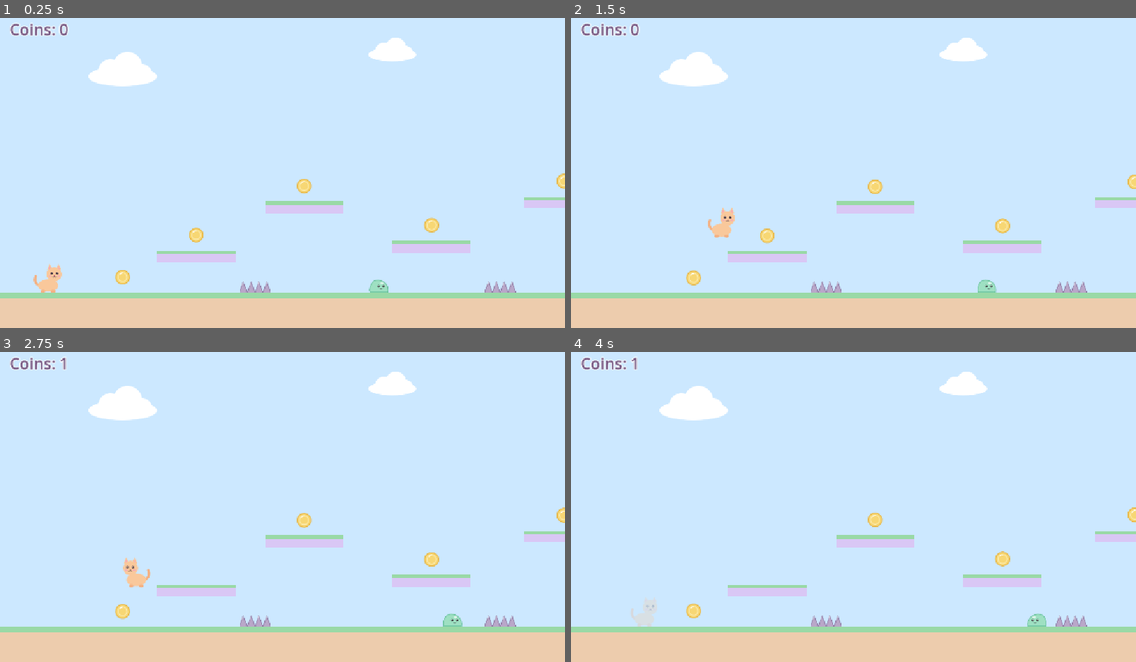
Above: before the commit, frames 1-4 (two rows, left to right).
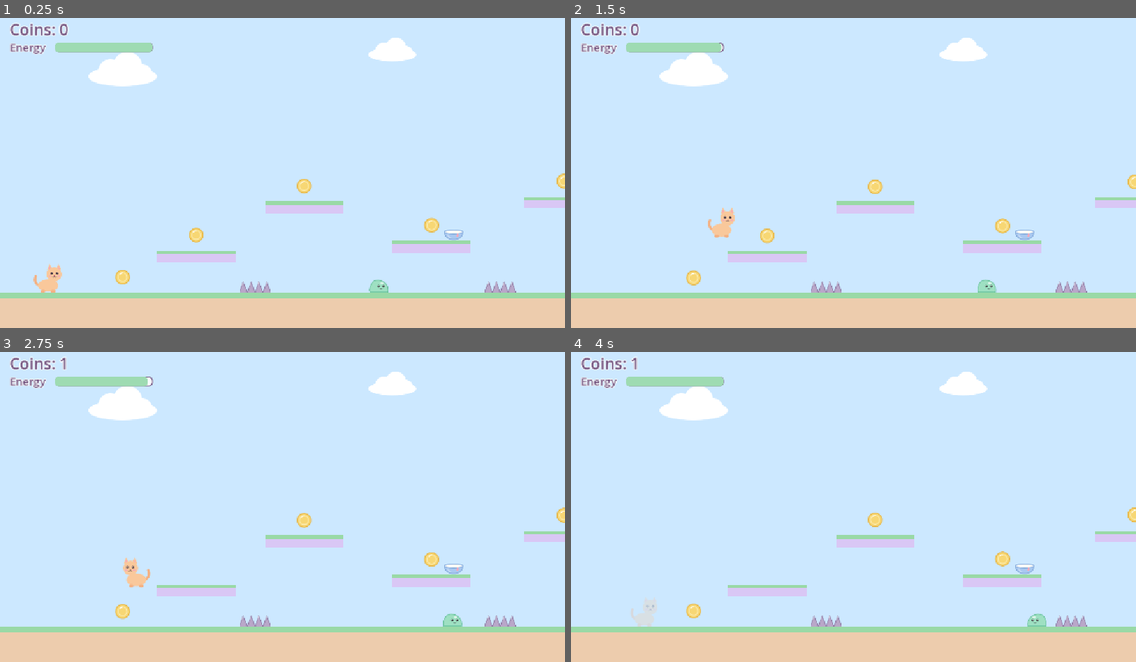
Above: after the commit, the same moments.

Repository: roshnikumari-21/wiwiwi
Game: Godot game, scene res://main.tscn
The game is run twice, just before and just after one commit, with the same random seed, the same clock (stepped at 60 frames per second) and the same inputs. Sound files missing from this copy of the repository are replaced by a short silence.
Inputs:
- Up to frame 1 (0.25 s): no input
- Up to frame 2 (1.5 s): hold Right (move_right) from 0.53 s (still down); tap Space (jump) at 0.77 s
- Up to frame 3 (2.75 s): tap Space (jump) at 1.52 s; release Right (move_right) at 2.03 s; hold Left (move_left) from 2.03 s (still down)
- Up to frame 4 (4 s): release Left (move_left) at 2.78 s; hold Right (move_right) from 2.78 s (still down); tap Space (jump) at 3.02, 3.77 s

The runs differ from the first frame. In frame 1, 0.8% of the frame differs, in the area x 1-82%, y 7-72%; in frame 2, 0.8%; in frame 3, 0.8%; in frame 4, 0.8%.

Commit message:
Add draining cat energy with an energy bar and refilling milk bowls
Co-Authored-By: Claude Opus 5.5 <noreply@anthropic.com>

Diff:
--- a/level/level.tscn
+++ b/level/level.tscn
@@ -6,6 +6,7 @@
 [ext_resource type="PackedScene" path="res://hazard/spikes.tscn" id="4_spikes"]
 [ext_resource type="PackedScene" path="res://level/moving_platform.tscn" id="5_moving"]
 [ext_resource type="PackedScene" path="res://enemy/slime.tscn" id="6_slime"]
+[ext_resource type="PackedScene" path="res://milk/milk_bowl.tscn" id="7_milk"]
 
 [sub_resource type="RectangleShape2D" id="RectangleShape2D_ground"]
 size = Vector2(2400, 48)
@@ -149,6 +150,17 @@
 [node name="Slime3" parent="Enemies" instance=ExtResource("6_slime")]
 position = Vector2(2230, 456)
 
+[node name="MilkBowls" type="Node2D" parent="."]
+
+[node name="MilkBowl1" parent="MilkBowls" instance=ExtResource("7_milk")]
+position = Vector2(925, 457)
+
+[node name="MilkBowl2" parent="MilkBowls" instance=ExtResource("7_milk")]
+position = Vector2(1355, 277)
+
+[node name="MilkBowl3" parent="MilkBowls" instance=ExtResource("7_milk")]
+position = Vector2(1830, 563)
+
 [node name="LeftWall" type="StaticBody2D" parent="."]
 position = Vector2(-10, 0)
 
--- /dev/null
+++ b/milk/bowl.svg
@@ -0,0 +1,9 @@
+<svg xmlns="http://www.w3.org/2000/svg" width="44" height="26" viewBox="0 0 44 26">
+  <path d="M3 8 L41 8 Q39 24 22 24 Q5 24 3 8 Z" fill="#a9c8f0" stroke="#7fa6d8" stroke-width="1.5" stroke-linejoin="round"/>
+  <ellipse cx="22" cy="8" rx="19" ry="4" fill="#cfe0f7" stroke="#7fa6d8" stroke-width="1.5"/>
+  <path d="M10 15 Q12 19 16 20" stroke="#ffffff" stroke-width="1.5" fill="none" stroke-linecap="round" opacity="0.7"/>
+  <circle cx="30" cy="16" r="2" fill="#f7a8b8"/>
+  <circle cx="27" cy="14" r="1" fill="#f7a8b8"/>
+  <circle cx="30" cy="12.5" r="1" fill="#f7a8b8"/>
+  <circle cx="33" cy="14" r="1" fill="#f7a8b8"/>
+</svg>
--- /dev/null
+++ b/milk/milk.svg
@@ -0,0 +1,4 @@
+<svg xmlns="http://www.w3.org/2000/svg" width="44" height="26" viewBox="0 0 44 26">
+  <ellipse cx="22" cy="8.5" rx="16.5" ry="3" fill="#fffdf6"/>
+  <ellipse cx="17" cy="8" rx="4" ry="1" fill="#ffffff"/>
+</svg>
--- /dev/null
+++ b/milk/milk_bowl.gd
@@ -0,0 +1,23 @@
+extends Area2D
+
+# How much energy one bowl gives back.
+@export var refill_amount: float = 50.0
+
+var has_milk: bool = true
+
+func _on_body_entered(body: Node2D) -> void:
+	if not body.is_in_group("player") or not has_milk:
+		return
+	# Not thirsty yet (90% or more)? Leave the milk for later.
+	# (Energy drains every frame, so it's almost never exactly full.)
+	if body.energy >= body.max_energy * 0.9:
+		return
+	body.drink_milk(refill_amount)
+	has_milk = false
+	$Milk.hide()
+	$RefillTimer.start()  # the bowl fills up again when the timer runs out
+
+# Called by the RefillTimer's "timeout" signal.
+func _on_refill_timer_timeout() -> void:
+	has_milk = true
+	$Milk.show()
--- /dev/null
+++ b/milk/milk_bowl.tscn
@@ -0,0 +1,28 @@
+[gd_scene format=3]
+
+[ext_resource type="Script" path="res://milk/milk_bowl.gd" id="1_script"]
+[ext_resource type="Texture2D" path="res://milk/bowl.svg" id="2_bowl"]
+[ext_resource type="Texture2D" path="res://milk/milk.svg" id="3_milk"]
+
+[sub_resource type="RectangleShape2D" id="RectangleShape2D_bowl"]
+size = Vector2(40, 26)
+
+[node name="MilkBowl" type="Area2D" groups=["milk"]]
+collision_mask = 2
+script = ExtResource("1_script")
+
+[node name="Bowl" type="Sprite2D" parent="."]
+texture = ExtResource("2_bowl")
+
+[node name="Milk" type="Sprite2D" parent="."]
+texture = ExtResource("3_milk")
+
+[node name="CollisionShape2D" type="CollisionShape2D" parent="."]
+shape = SubResource("RectangleShape2D_bowl")
+
+[node name="RefillTimer" type="Timer" parent="."]
+wait_time = 12.0
+one_shot = true
+
+[connection signal="body_entered" from="." to="." method="_on_body_entered"]
+[connection signal="timeout" from="RefillTimer" to="." method="_on_refill_timer_timeout"]
--- a/player/player.gd
+++ b/player/player.gd
@@ -1,9 +1,17 @@
 extends CharacterBody2D
+
+# Tells the UI the new energy level. Signals can carry values, like function arguments.
+signal energy_changed(current: float, maximum: float)
 
 # How fast the cat runs sideways (pixels per second).
 @export var speed: float = 220.0
 # Upward push when jumping. Negative because in Godot, up is -Y.
 @export var jump_velocity: float = -500.0
+# Energy: full is max_energy; it drains by energy_drain every second.
+@export var max_energy: float = 100.0
+@export var energy_drain: float = 2.0
+
+var energy: float
 
 # Remembers if we were on the floor last frame, so we can detect landing.
 var was_on_floor: bool = true
@@ -14,9 +22,17 @@
 func _ready() -> void:
 	# Remember wherever the cat was placed in the level as its starting point.
 	spawn_position = global_position
+	energy = max_energy
 
 # Runs every physics frame (60 times per second).
 func _physics_process(delta: float) -> void:
+	# Energy slowly runs out. At zero, the cat is too sleepy and naps (respawns).
+	energy -= energy_drain * delta
+	energy_changed.emit(energy, max_energy)
+	if energy <= 0:
+		die()
+		return
+
 	# Gravity: while in the air, keep pulling the cat down a little more each frame.
 	if not is_on_floor():
 		velocity += get_gravity() * delta
@@ -55,10 +71,18 @@
 	velocity.y = jump_velocity * 0.7
 	squash(Vector2(0.8, 1.2))
 
-# Called by hazards. Sends the cat back to the start.
+# Called by a milk bowl. min() stops energy going above the maximum.
+func drink_milk(amount: float) -> void:
+	energy = min(energy + amount, max_energy)
+	energy_changed.emit(energy, max_energy)
+	squash(Vector2(1.15, 0.85))  # a happy little wiggle
+
+# Called by hazards, enemies, or running out of energy. Sends the cat back to the start, rested.
 func die() -> void:
 	global_position = spawn_position
 	velocity = Vector2.ZERO
+	energy = max_energy
+	energy_changed.emit(energy, max_energy)
 	$Camera2D.reset_smoothing()  # jump the camera straight there instead of sliding across the level
 	# Blink 3 times so it's clear something happened.
 	var blink := create_tween().set_loops(3)
--- a/ui/ui.gd
+++ b/ui/ui.gd
@@ -6,6 +6,10 @@
 # @onready grabs the node once the scene is ready, so we don't repeat $ScoreLabel.
 @onready var score_label: Label = $ScoreLabel
 @onready var win_label: Label = $WinLabel
+@onready var energy_bar: ProgressBar = $EnergyBar
+
+const ENERGY_OK_COLOR := Color(0.62, 0.86, 0.7)    # minty green
+const ENERGY_LOW_COLOR := Color(0.96, 0.55, 0.55)  # soft red
 
 func _ready() -> void:
 	# Find every coin (they're all in the "coins" group) and listen to its signal.
@@ -14,6 +18,18 @@
 	for coin in coins:
 		coin.collected.connect(_on_coin_collected)
 	update_label()
+
+	# Listen to the cat's energy, and show its starting value right away.
+	var player = get_tree().get_first_node_in_group("player")
+	player.energy_changed.connect(_on_energy_changed)
+	_on_energy_changed(player.energy, player.max_energy)
+
+# The signal hands us two values: the current energy and the maximum.
+func _on_energy_changed(current: float, maximum: float) -> void:
+	energy_bar.max_value = maximum
+	energy_bar.value = current
+	var fill: StyleBoxFlat = energy_bar.get_theme_stylebox("fill")
+	fill.bg_color = ENERGY_LOW_COLOR if current < maximum * 0.25 else ENERGY_OK_COLOR
 
 # Called each time any coin emits "collected".
 func _on_coin_collected() -> void:
--- a/ui/ui.tscn
+++ b/ui/ui.tscn
@@ -1,6 +1,25 @@
 [gd_scene format=3]
 
 [ext_resource type="Script" path="res://ui/ui.gd" id="1_script"]
+
+[sub_resource type="StyleBoxFlat" id="StyleBoxFlat_bg"]
+bg_color = Color(1, 1, 1, 0.85)
+border_width_left = 2
+border_width_top = 2
+border_width_right = 2
+border_width_bottom = 2
+border_color = Color(0.45, 0.33, 0.5, 1)
+corner_radius_top_left = 8
+corner_radius_top_right = 8
+corner_radius_bottom_right = 8
+corner_radius_bottom_left = 8
+
+[sub_resource type="StyleBoxFlat" id="StyleBoxFlat_fill"]
+bg_color = Color(0.62, 0.86, 0.7, 1)
+corner_radius_top_left = 8
+corner_radius_top_right = 8
+corner_radius_bottom_right = 8
+corner_radius_bottom_left = 8
 
 [node name="UI" type="CanvasLayer"]
 script = ExtResource("1_script")
@@ -16,6 +35,27 @@
 theme_override_font_sizes/font_size = 32
 text = "Coins: 0"
 
+[node name="EnergyLabel" type="Label" parent="."]
+offset_left = 20.0
+offset_top = 60.0
+offset_right = 110.0
+offset_bottom = 90.0
+theme_override_colors/font_color = Color(0.45, 0.33, 0.5, 1)
+theme_override_colors/font_outline_color = Color(1, 1, 1, 1)
+theme_override_constants/outline_size = 6
+theme_override_font_sizes/font_size = 22
+text = "Energy"
+
+[node name="EnergyBar" type="ProgressBar" parent="."]
+offset_left = 112.0
+offset_top = 66.0
+offset_right = 312.0
+offset_bottom = 86.0
+theme_override_styles/background = SubResource("StyleBoxFlat_bg")
+theme_override_styles/fill = SubResource("StyleBoxFlat_fill")
+value = 100.0
+show_percentage = false
+
 [node name="WinLabel" type="Label" parent="."]
 visible = false
 anchors_preset = 15
Not shown, added: milk/bowl.svg.import
Not shown, added: milk/milk.svg.import
Not shown, added: milk/milk_bowl.gd.uid
